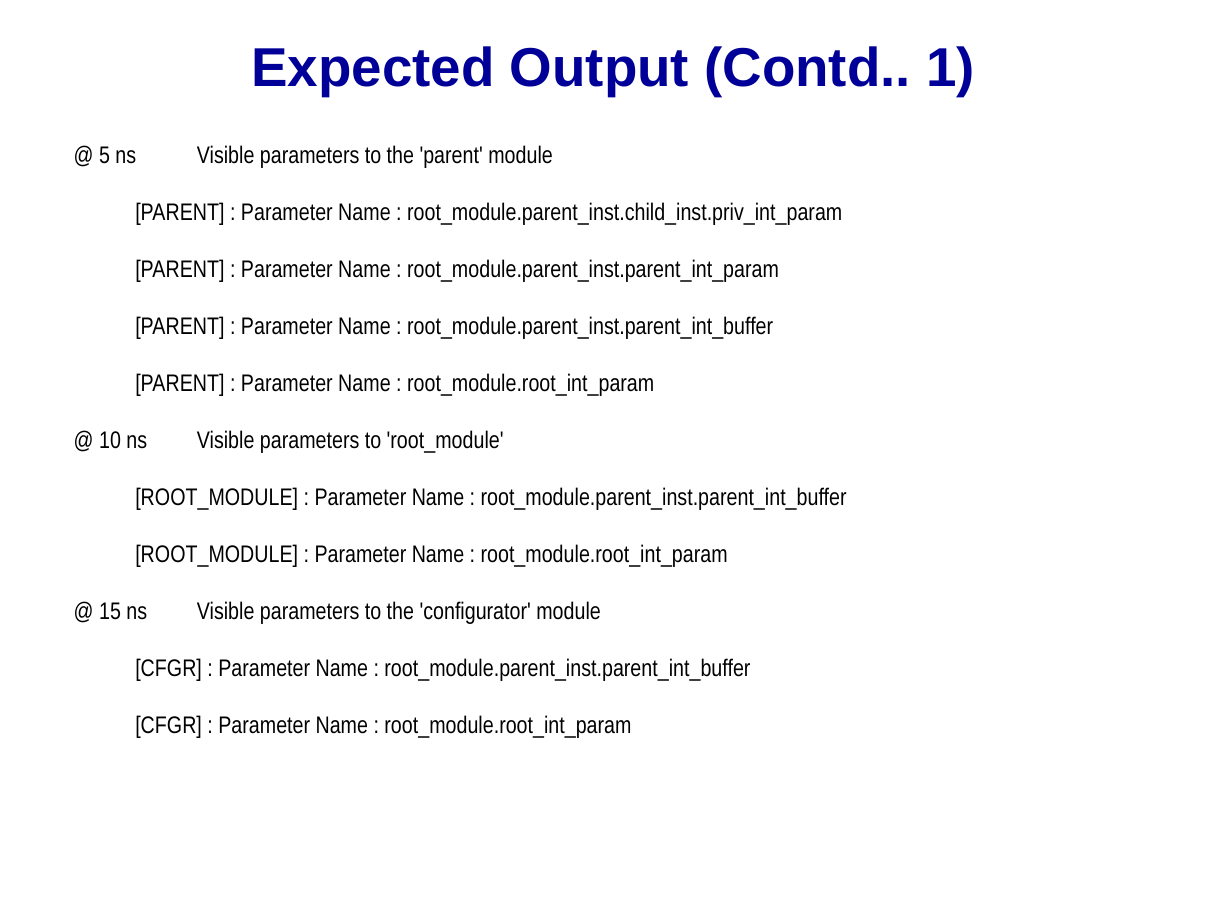
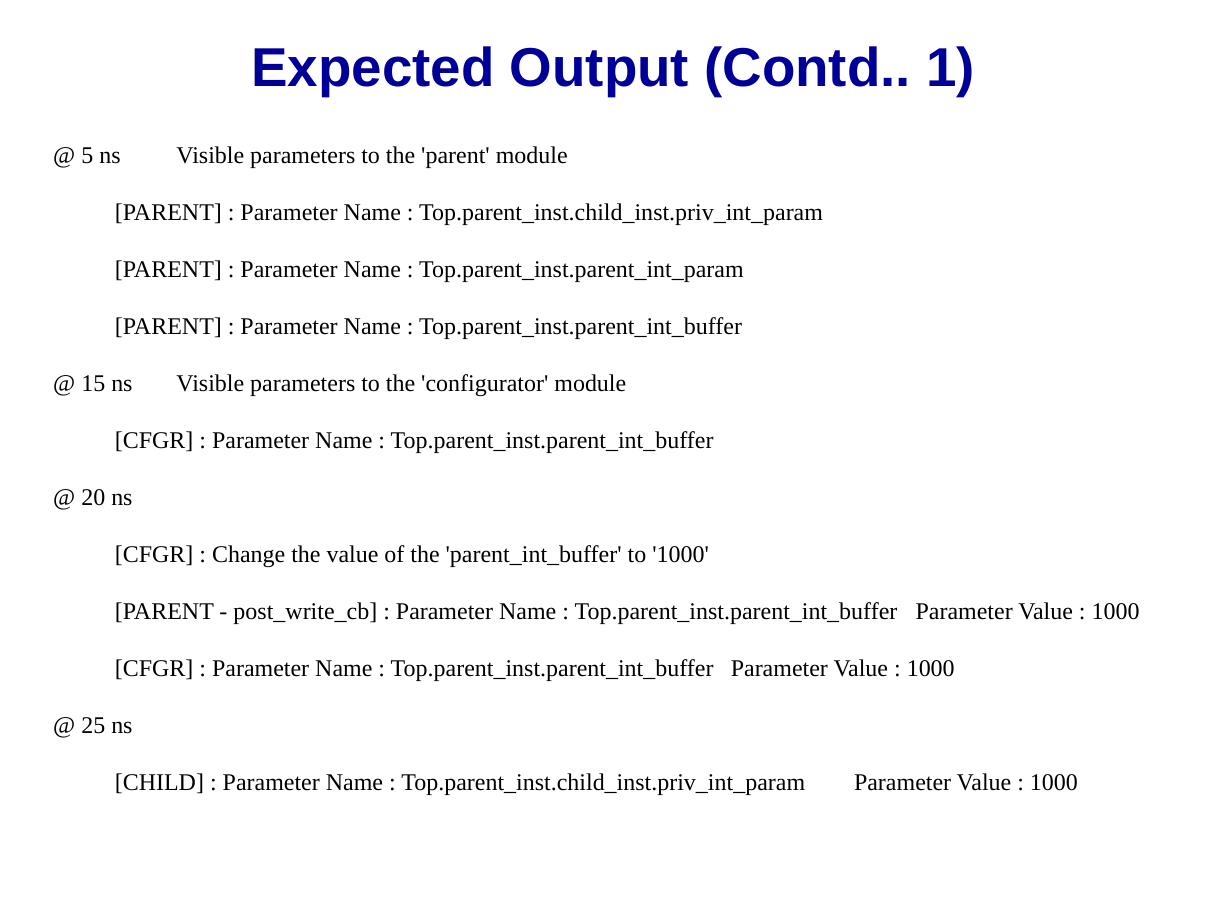
Before and after one commit to accellera-official/cci, a slide deck: slide 10 of examples/ex14_Hiding_Parameters/docs/ex14_Hiding_Parameters.ppt (slide 9 before the commit). Drawn at 1232x924 pixels with LibreOffice and Linux fonts; fonts in the diff are those of the drawing; background and template pictures are left out. Boxes give left, top, right and bottom in pixels: in the first picture for what was removed or moved away, otherwise in the second. Text is boxed around its words. In the diff, an @@ line names an element or a change of style, - is before the commit and + after.

```diff
--- a/examples/ex14_Hiding_Parameters/docs/ex14_Hiding_Parameters.ppt
+++ b/examples/ex14_Hiding_Parameters/docs/ex14_Hiding_Parameters.ppt
@@ free "@ 5 ns Visible parameters ...": place and size @@
-free "@ 5 ns Visible parameters ..." at <box>62,133,1170,780</box>
+free "@ 5 ns Visible parameters ..." at <box>41,133,1180,801</box>
@@ text in free at <box>81,146,626,396</box>: font Arial Narrow to Times New Roman in "@ 5 ns Visible parameters to the ...", "@ 15 ns Visible parameters to the ..." @@
@@ text in free at <box>115,203,823,339</box>: text changed; font Arial Narrow to Times New Roman @@
-[PARENT] : Parameter Name : root_module.parent_inst.child_inst.priv_int_param
-[PARENT] : Parameter Name : root_module.parent_inst.parent_int_param
-[PARENT] : Parameter Name : root_module.parent_inst.parent_int_buffer
-[PARENT] : Parameter Name : root_module.root_int_param
-@ 10 ns Visible parameters to 'root_module'
-[ROOT_MODULE] : Parameter Name : root_module.parent_inst.parent_int_buffer
-[ROOT_MODULE] : Parameter Name : root_module.root_int_param
+[PARENT] : Parameter Name : Top.parent_inst.child_inst.priv_int_param
+[PARENT] : Parameter Name : Top.parent_inst.parent_int_param
+[PARENT] : Parameter Name : Top.parent_inst.parent_int_buffer
@@ text in free at <box>81,431,1140,795</box>: text changed; font Arial Narrow to Times New Roman @@
-[CFGR] : Parameter Name : root_module.parent_inst.parent_int_buffer
-[CFGR] : Parameter Name : root_module.root_int_param
+[CFGR] : Parameter Name : Top.parent_inst.parent_int_buffer
+@ 20 ns
+[CFGR] : Change the value of the 'parent_int_buffer' to '1000'
+[PARENT - post_write_cb] : Parameter Name : Top.parent_inst.parent_int_buffer Parameter Value : 1000
+[CFGR] : Parameter Name : Top.parent_inst.parent_int_buffer Parameter Value : 1000
+@ 25 ns
+[CHILD] : Parameter Name : Top.parent_inst.child_inst.priv_int_param Parameter Value : 1000
```
Also in this commit, not shown: 7 other slides changed, 1 slide added, 1 slide removed, 4 other files.
